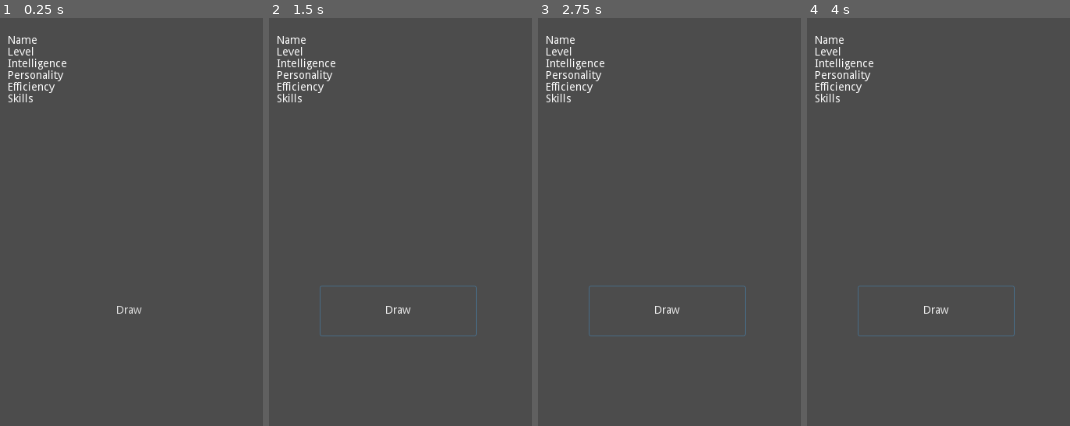
Above: before the commit, frames 1-4 (left to right).
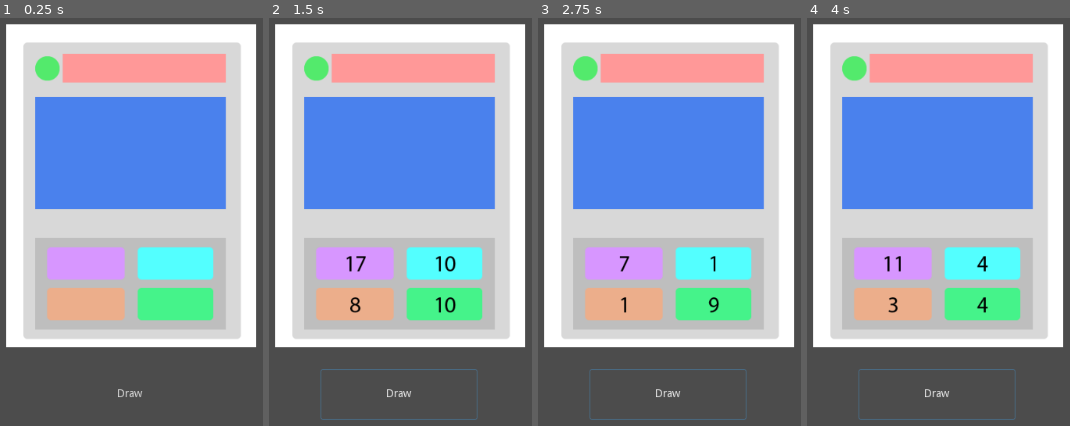
Above: after the commit, the same moments.

Repository: JacksonLeone/WelcomeToTheJobHunt
Game: Godot game, scene res://test.tscn
Same seed, same stepped clock (60 frames per second), same inputs: the game is played once before the commit and once after it.
Inputs:
- Up to frame 1 (0.25 s): no input
- Up to frame 2 (1.5 s): click "Draw" at 0.5 s; click "Draw" at 1.25 s
- Up to frame 3 (2.75 s): click "Draw" at 2 s
- Up to frame 4 (4 s): tap Enter at 2.75 s; tap Space at 3.5 s

The runs differ from the first frame. In frame 1, 75% of the frame differs, in the area x 2-98%, y 1-93%; in frame 2, 76%; in frame 3, 76%, in the area x 2-98%, y 1-99%; in frame 4, 76%.

Commit message:
Card Generation
Rough code that will generate values for a card's stats (intelligence, personality, efficiency, and skills)

Diff:
--- /dev/null
+++ b/Card.gd
@@ -0,0 +1,25 @@
+extends Node2D
+
+onready var intelligence = $Intelligence
+onready var personality = $Personality
+onready var efficiency = $Efficiency
+onready var skills = $Skills
+
+# Called when the node enters the scene tree for the first time.
+func _ready():
+	pass # Replace with function body.
+
+
+# Called every frame. 'delta' is the elapsed time since the previous frame.
+#func _process(delta):
+#	pass
+
+func update_card():
+	pass
+
+
+func _on_Node2D_newCard(new_values):
+	intelligence.set_frame(new_values[0])
+	personality.set_frame(new_values[1])
+	efficiency.set_frame(new_values[2])
+	skills.set_frame(new_values[3])
--- /dev/null
+++ b/cards.tscn
@@ -0,0 +1,140 @@
+[gd_scene load_steps=26 format=2]
+
+[ext_resource path="res://Card Template.png" type="Texture" id=1]
+[ext_resource path="res://Digits.png" type="Texture" id=2]
+[ext_resource path="res://Card.gd" type="Script" id=3]
+
+[sub_resource type="AtlasTexture" id=1]
+flags = 4
+atlas = ExtResource( 2 )
+region = Rect2( 0, 0, 124, 52 )
+
+[sub_resource type="AtlasTexture" id=2]
+flags = 4
+atlas = ExtResource( 2 )
+region = Rect2( 124, 0, 124, 52 )
+
+[sub_resource type="AtlasTexture" id=3]
+flags = 4
+atlas = ExtResource( 2 )
+region = Rect2( 248, 0, 124, 52 )
+
+[sub_resource type="AtlasTexture" id=4]
+flags = 4
+atlas = ExtResource( 2 )
+region = Rect2( 0, 52, 124, 52 )
+
+[sub_resource type="AtlasTexture" id=5]
+flags = 4
+atlas = ExtResource( 2 )
+region = Rect2( 124, 52, 124, 52 )
+
+[sub_resource type="AtlasTexture" id=6]
+flags = 4
+atlas = ExtResource( 2 )
+region = Rect2( 248, 52, 124, 52 )
+
+[sub_resource type="AtlasTexture" id=7]
+flags = 4
+atlas = ExtResource( 2 )
+region = Rect2( 0, 104, 124, 52 )
+
+[sub_resource type="AtlasTexture" id=8]
+flags = 4
+atlas = ExtResource( 2 )
+region = Rect2( 124, 104, 124, 52 )
+
+[sub_resource type="AtlasTexture" id=9]
+flags = 4
+atlas = ExtResource( 2 )
+region = Rect2( 248, 104, 124, 52 )
+
+[sub_resource type="AtlasTexture" id=10]
+flags = 4
+atlas = ExtResource( 2 )
+region = Rect2( 0, 156, 124, 52 )
+
+[sub_resource type="AtlasTexture" id=11]
+flags = 4
+atlas = ExtResource( 2 )
+region = Rect2( 124, 156, 124, 52 )
+
+[sub_resource type="AtlasTexture" id=12]
+flags = 4
+atlas = ExtResource( 2 )
+region = Rect2( 248, 156, 124, 52 )
+
+[sub_resource type="AtlasTexture" id=13]
+flags = 4
+atlas = ExtResource( 2 )
+region = Rect2( 0, 208, 124, 52 )
+
+[sub_resource type="AtlasTexture" id=14]
+flags = 4
+atlas = ExtResource( 2 )
+region = Rect2( 124, 208, 124, 52 )
+
+[sub_resource type="AtlasTexture" id=15]
+flags = 4
+atlas = ExtResource( 2 )
+region = Rect2( 248, 208, 124, 52 )
+
+[sub_resource type="AtlasTexture" id=16]
+flags = 4
+atlas = ExtResource( 2 )
+region = Rect2( 0, 260, 124, 52 )
+
+[sub_resource type="AtlasTexture" id=17]
+flags = 4
+atlas = ExtResource( 2 )
+region = Rect2( 124, 260, 124, 52 )
+
+[sub_resource type="AtlasTexture" id=18]
+flags = 4
+atlas = ExtResource( 2 )
+region = Rect2( 248, 260, 124, 52 )
+
+[sub_resource type="AtlasTexture" id=19]
+flags = 4
+atlas = ExtResource( 2 )
+region = Rect2( 0, 312, 124, 52 )
+
+[sub_resource type="AtlasTexture" id=20]
+flags = 4
+atlas = ExtResource( 2 )
+region = Rect2( 124, 312, 124, 52 )
+
+[sub_resource type="AtlasTexture" id=21]
+flags = 4
+atlas = ExtResource( 2 )
+region = Rect2( 248, 312, 124, 52 )
+
+[sub_resource type="SpriteFrames" id=22]
+animations = [ {
+"frames": [ SubResource( 1 ), SubResource( 2 ), SubResource( 3 ), SubResource( 4 ), SubResource( 5 ), SubResource( 6 ), SubResource( 7 ), SubResource( 8 ), SubResource( 9 ), SubResource( 10 ), SubResource( 11 ), SubResource( 12 ), SubResource( 13 ), SubResource( 14 ), SubResource( 15 ), SubResource( 16 ), SubResource( 17 ), SubResource( 18 ), SubResource( 19 ), SubResource( 20 ), SubResource( 21 ) ],
+"loop": true,
+"name": "default",
+"speed": 5.0
+} ]
+
+[node name="Card" type="Node2D"]
+script = ExtResource( 3 )
+
+[node name="Sprite" type="Sprite" parent="."]
+texture = ExtResource( 1 )
+
+[node name="Intelligence" type="AnimatedSprite" parent="."]
+position = Vector2( -72, 124 )
+frames = SubResource( 22 )
+
+[node name="Personality" type="AnimatedSprite" parent="."]
+position = Vector2( 71, 124 )
+frames = SubResource( 22 )
+
+[node name="Efficiency" type="AnimatedSprite" parent="."]
+position = Vector2( -72, 190 )
+frames = SubResource( 22 )
+
+[node name="Skills" type="AnimatedSprite" parent="."]
+position = Vector2( 71, 190 )
+frames = SubResource( 22 )
--- a/test.gd
+++ b/test.gd
@@ -9,7 +9,7 @@
 var deck = []
 var discard = []
 
-
+signal newCard(new_values)
 
 # Called when the node enters the scene tree for the first time.
 func _ready():
@@ -47,3 +47,4 @@
 	if deck.size() == 0:
 		deck = discard.duplicate(true)
 		discard.clear()
+	emit_signal("newCard", cards[currCard])
--- a/test.tscn
+++ b/test.tscn
@@ -1,19 +1,25 @@
-[gd_scene load_steps=2 format=2]
+[gd_scene load_steps=3 format=2]
 
 [ext_resource path="res://test.gd" type="Script" id=1]
+[ext_resource path="res://cards.tscn" type="PackedScene" id=2]
 
 [node name="Node2D" type="Node2D"]
 script = ExtResource( 1 )
 
 [node name="CurrentCard" type="Node2D" parent="."]
+position = Vector2( 534, 251 )
+scale = Vector2( 0.8, 0.8 )
+
+[node name="Card" parent="CurrentCard" instance=ExtResource( 2 )]
 
 [node name="Button" type="Node2D" parent="."]
+position = Vector2( 0, 4 )
 
 [node name="DrawButton" type="ToolButton" parent="Button"]
-margin_left = 432.0
-margin_top = 380.0
-margin_right = 631.0
-margin_bottom = 443.0
+margin_left = 433.0
+margin_top = 483.0
+margin_right = 632.0
+margin_bottom = 546.0
 text = "Draw"
 
 [node name="Button2" type="Node2D" parent="."]
@@ -27,6 +33,7 @@
 text = "Draw"
 
 [node name="Node2D" type="Node2D" parent="."]
+visible = false
 
 [node name="RichTextLabel" type="RichTextLabel" parent="Node2D"]
 margin_left = 376.0
@@ -42,6 +49,7 @@
 "
 scroll_active = false
 
+[connection signal="newCard" from="." to="CurrentCard/Card" method="_on_Node2D_newCard"]
 [connection signal="button_down" from="Button/DrawButton" to="." method="_on_DrawButton_button_down"]
 [connection signal="button_down" from="Button2/SaveButton" to="." method="_on_SaveButton_button_down"]
 [connection signal="button_down" from="Button2/SaveButton" to="." method="_on_ToolButton_button_down"]
Binary file added: Card Template.png
Not shown, added: Card Template.png.import
Binary file added: Digits.png
Not shown, added: Digits.png.import
